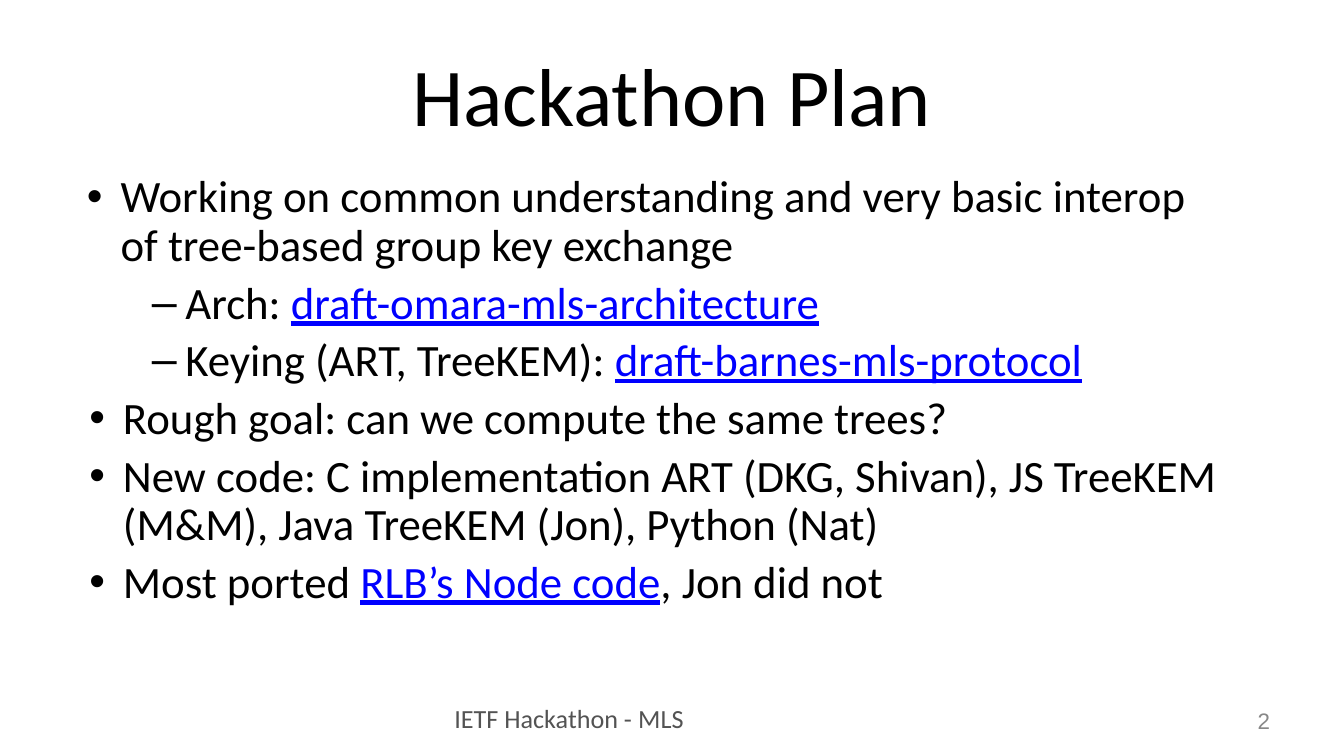
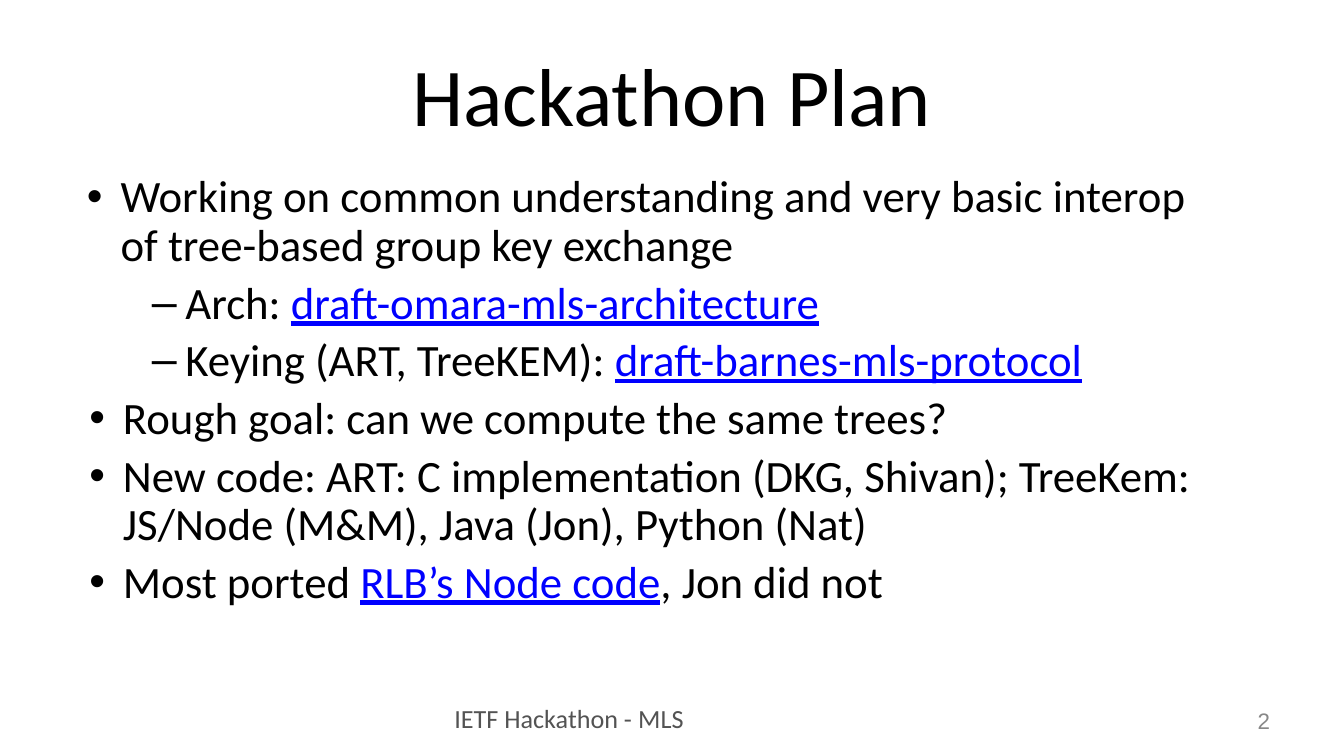
Before and after one commit to IETF-Hackathon/ietf102-project-presentations, a slide deck: slide 2 of hackathon-presentation-MLS.pptx. Drawn at 1344x756 pixels with LibreOffice and Linux fonts; fonts in the diff are those of the drawing. Boxes give left, top, right and bottom in pixels: in the first picture for what was removed or moved away, otherwise in the second. Text is boxed around its words. In the diff, an @@ line names an element or a change of style, - is before the commit and + after.

Commit message:
update MLS

```diff
--- a/hackathon-presentation-MLS.pptx
+++ b/hackathon-presentation-MLS.pptx
@@ text at (x1=123, y1=459, x2=1190, y2=548): text changed @@
-• New code: C implementation ART (DKG, Shivan), JS TreeKEM (M&M), Java TreeKEM (Jon), Python (Nat)
+• New code: ART: C implementation (DKG, Shivan); TreeKem: JS/Node (M&M), Java (Jon), Python (Nat)
```
